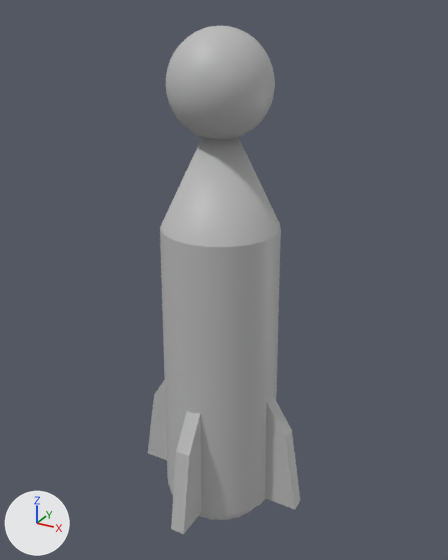
The FBX model GameJam2020/Assets/Models/Robot Parts/Rocket.fbx: old version first, new version second.
Before and after are seen from a 50 mm camera at (0.0401, -0.1037, 0.1912) aimed at (-0.0179, 0.0018, 0.1385). Every picture has the same lights, and +X, +Y and +Z are marked at lower left. Where no turn or scale is listed for an object, it has been applied to the vertices.

The older version as bpy lines, for what is in view:
```python
me_mesh = bpy.data.meshes.new('Mesh')
me_mesh.from_pydata(...)  # 540 vertices, 604 faces; spans x -0.0202..0.0202, y -0.0201..0.0201, z -0.0533..0.0533
me_mesh.materials.append(mat_lambert1)  # grey #bcbcbc
ob_psphere6 = bpy.data.objects.new('pSphere6', me_mesh)
ob_psphere6.location = (-0.0178, 0.0001, 0.135)
```
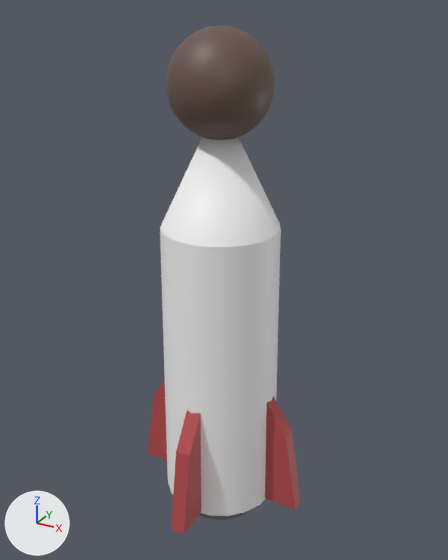
The change, as a diff of the scene's bpy script:
```diff
--- a/GameJam2020/Assets/Models/Robot Parts/Rocket.fbx.py
+++ b/GameJam2020/Assets/Models/Robot Parts/Rocket.fbx.py
@@ mat_lambert6 @@
+mat_lambert6 = principled_material('lambert6')
+mat_lambert6.base_color = (0.935, 0.935, 0.935)  # white #f8f8f8
@@ mat_lambert12 @@
+mat_lambert12 = principled_material('lambert12')
+mat_lambert12.base_color = (0.475, 0.0708, 0.0755)  # red #b74b4e
@@ mat_lambert5 @@
+mat_lambert5 = principled_material('lambert5')
+mat_lambert5.base_color = (0.161, 0.161, 0.161)  # grey #707070
@@ mat_lambert7 @@
+mat_lambert7 = principled_material('lambert7')
+mat_lambert7.base_color = (0.144, 0.0895, 0.0691)  # brown #6a544a
@@ me_mesh @@
 me_mesh.from_pydata(...)  # 540 vertices, 604 faces; spans x -0.0202..0.0202, y -0.0201..0.0201, z -0.0533..0.0533
 # used by ob_psphere6; location = (-0.0178, 0.0001, 0.135)
+# me_mesh part 1: all 400 faces centred in x -0.0095..0.0098, y -0.0098..0.0096, z 0.0334..0.0533 switch from mat_lambert1 (grey #bcbcbc) to mat_lambert7 (brown #6a544a)
+# me_mesh part 2: 24 of the faces centred in x -0.0186..0.0186, y -0.0186..0.0186, z -0.0472..-0.0245 switch from mat_lambert1 (grey #bcbcbc) to mat_lambert12 (red #b74b4e)
+# me_mesh part 3: 120 of the faces centred in x -0.0102..0.0101, y -0.0102..0.0101, z -0.0533..-0.0433 switch from mat_lambert1 (grey #bcbcbc) to mat_lambert5 (grey #707070)
+# me_mesh part 4: all 20 faces centred in x -0.0121..0.0123, y -0.0122..0.0121, z -0.0158 switch from mat_lambert1 (grey #bcbcbc) to mat_lambert6 (white #f8f8f8)
+# me_mesh part 5: all 20 faces centred in x -0.0078..0.008, y -0.0079..0.0078, z 0.0243 switch from mat_lambert1 (grey #bcbcbc) to mat_lambert6 (white #f8f8f8)
```

Location of each change, (x1, y1, x2, y2) in pixels of the pictures (448 x 560 px):
part 1 of me_mesh, recoloured (grey to brown)
    both: (166, 26, 275, 140)
part 2 of me_mesh, recoloured (grey to red)
    both: (148, 380, 300, 534)
part 3 of me_mesh, recoloured
    both: (199, 508, 253, 520)
part 4 of me_mesh, recoloured
    both: (160, 229, 281, 516)
part 5 of me_mesh, recoloured (grey to white)
    both: (160, 137, 281, 247)
